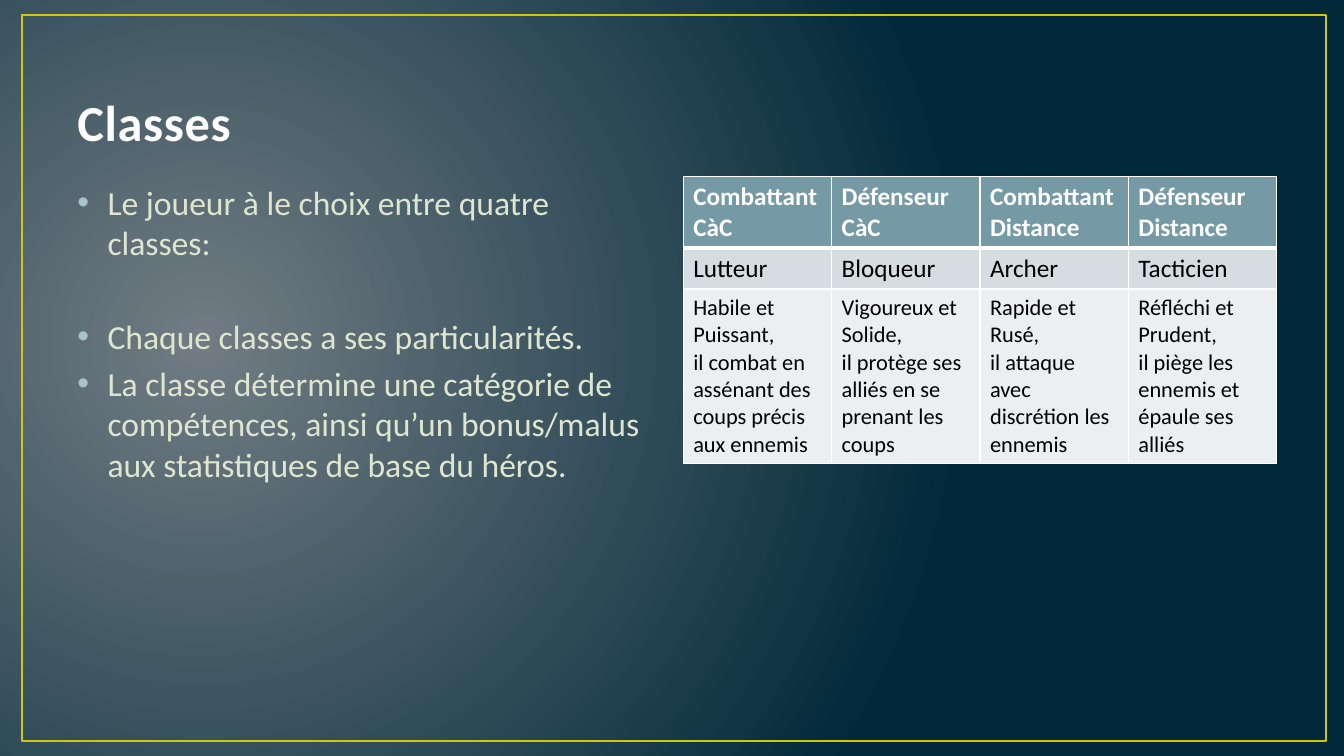
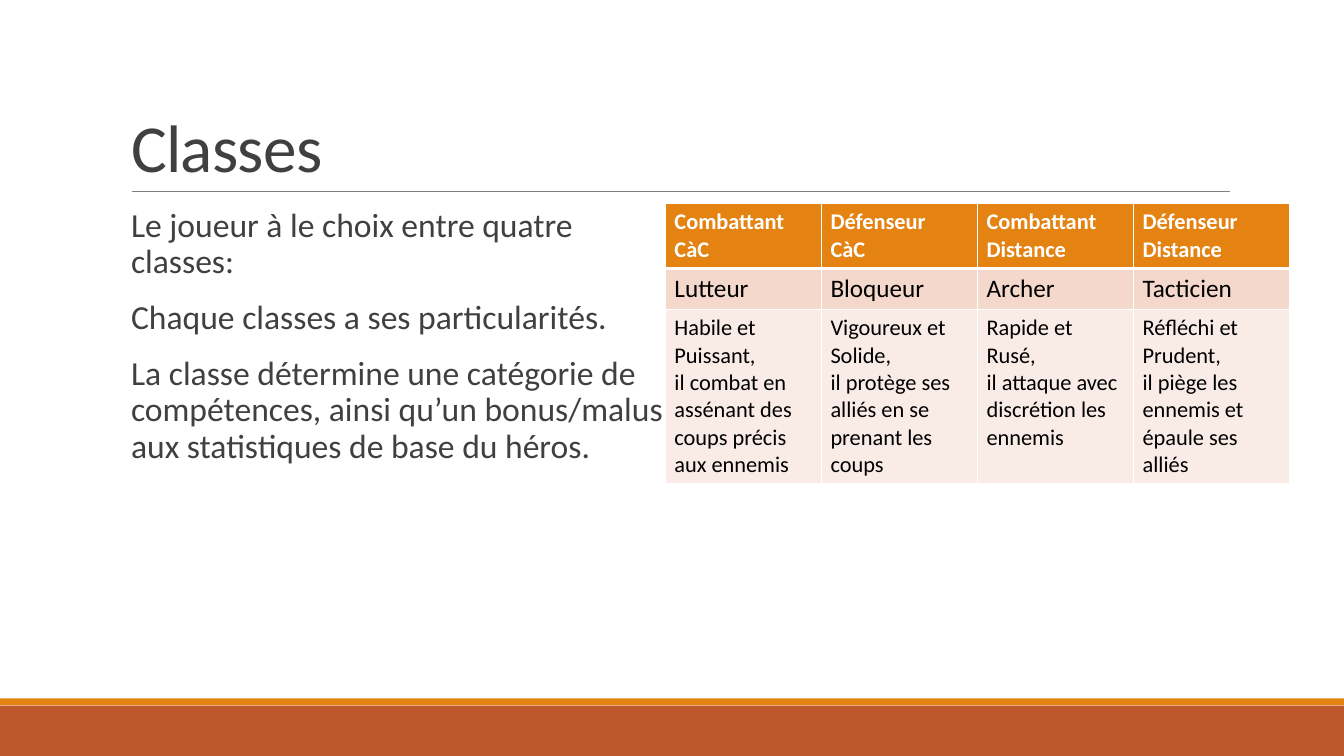
Before and after one commit to NCarrez/JdR-DeadSpells, a slide deck: slide 2 of 00 - Presentation.pptx. Drawn at 1344x756 pixels with LibreOffice and Linux fonts; fonts in the diff are those of the drawing. Boxes give left, top, right and bottom in pixels: in the first picture for what was removed or moved away, otherwise in the second. Text is boxed around its words. In the diff, an @@ line names an element or a change of style, - is before the commit and + after.

```diff
--- a/00 - Presentation.pptx
+++ b/00 - Presentation.pptx
@@ background gradient #717C84 to #01293A to #FFFFFF @@
@@ rectangle removed at <box>22,15,1326,741</box> @@
@@ title "Classes": place and size @@
-title "Classes" at <box>77,105,231,142</box>
+title "Classes" at <box>131,125,322,173</box>
@@ title "Classes" at <box>131,125,322,173</box>: size 36 to 48 pt, text colour #FEFEFE to #404040, letter spacing 0.5 to -0.5 pt, letter outline #384F55 1.05 pt to none, bold off; line spacing 1 to 0.85 @@
@@ text "Le joueur à le choix ...": place and size @@
-text "Le joueur à le choix ..." at <box>108,191,639,483</box>
+text "Le joueur à le choix ..." at <box>131,213,663,464</box>
@@ text "Le joueur à le choix ..." at <box>131,213,663,464</box>: text colour #DFE6D0 to #404040; bullet • to  ; line spacing 1 to 0.9; more space between paragraphs; bullet colour #ACC2C9 to #E48312 @@
@@ line added from (132, 192) to (1231, 192), #808080 0.5 pt @@
@@ table at <box>665,204,1291,480</box> @@
@@ fill #759AA5 to #E48312 in row 1 @@
@@ fill #D6DEE1 to #F5D9CC in row 2 @@
@@ fill #ECEFF0 to #FAEDE7 in row 3 @@
@@ size 18 to 16 pt in "Combattant CàC", "Défenseur CàC", "Combattant Distance", "Défenseur Distance" @@
@@ table: place and size @@
-table at <box>684,176,1276,460</box>
+table at <box>665,204,1291,480</box>
@@ rectangle added at <box>0,706,1344,756</box>, fill #BD582C @@
@@ rectangle added at <box>0,699,1344,706</box>, fill #E48312 @@
```
Also in this commit, not shown: 1 other slide changed, 1 slide added.
